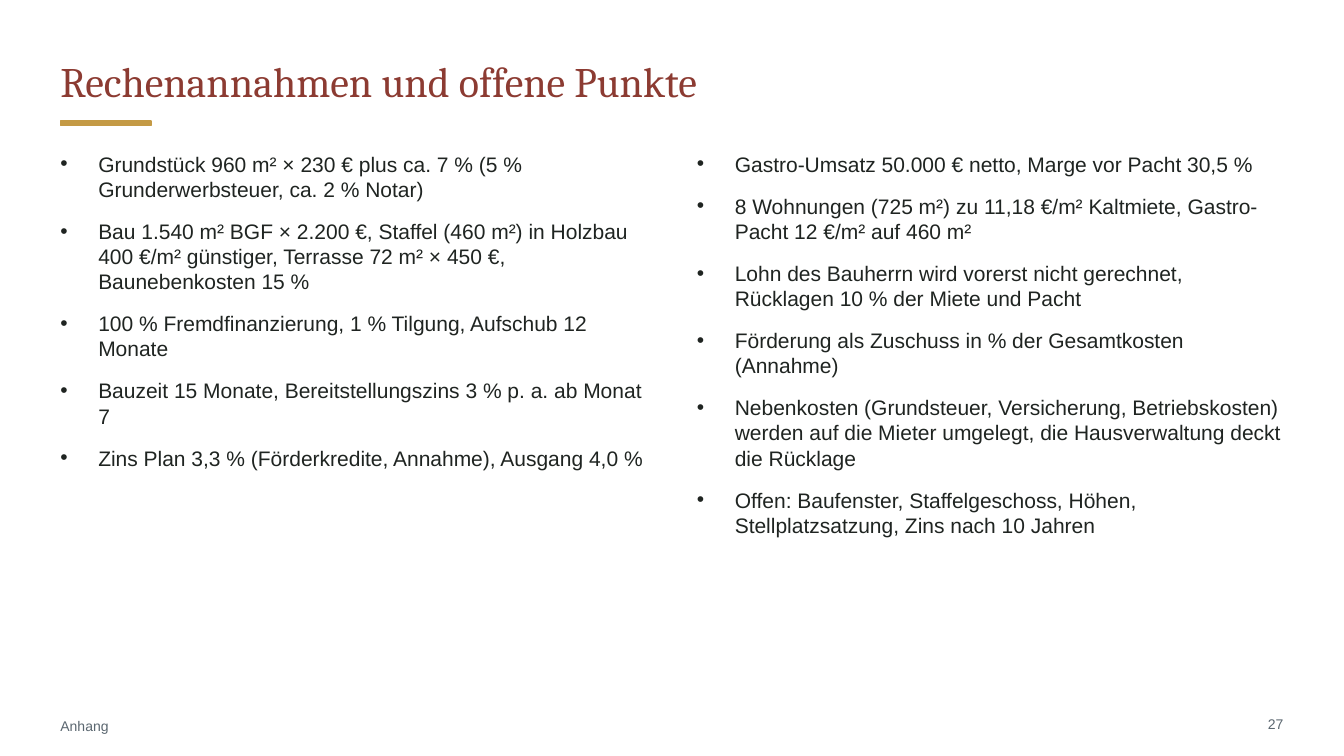
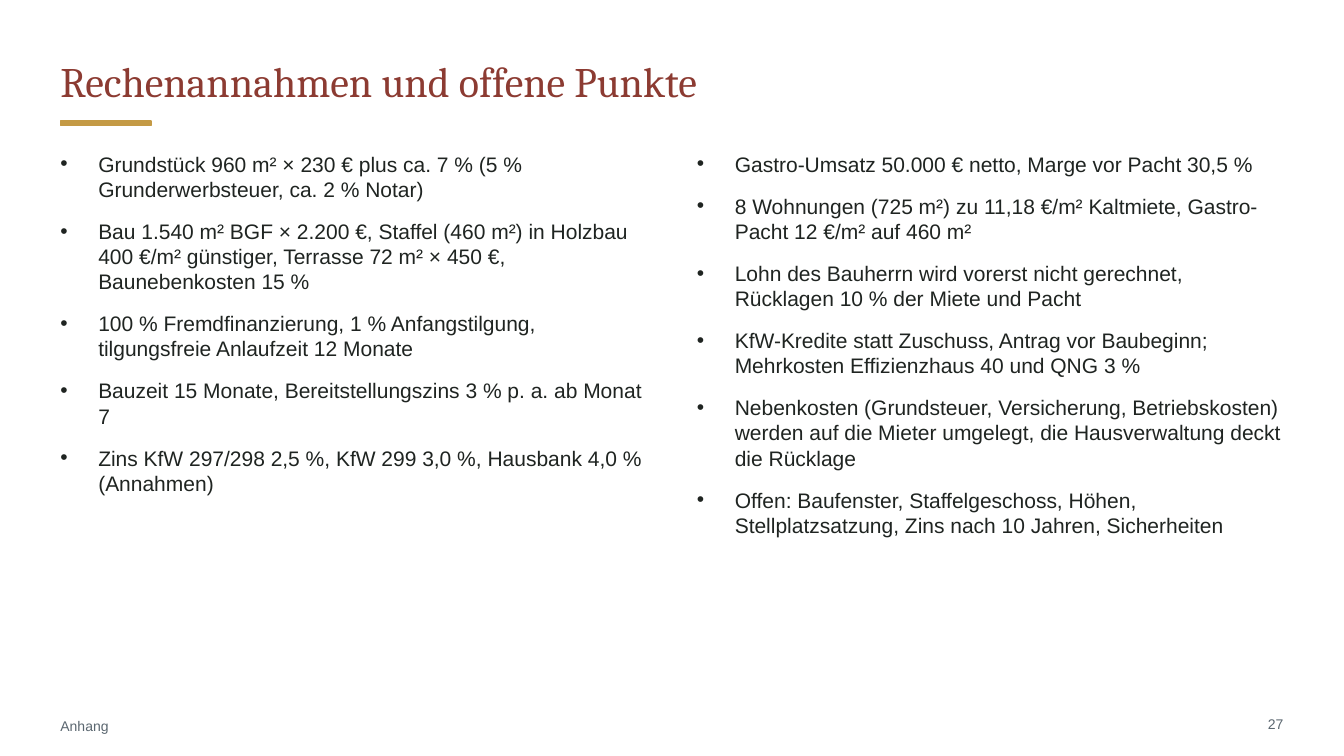
Before and after one commit to CartoonUsername/bau-projekt, a slide deck: slide 27 of praesentation/Neue-Mitte-Werlte_Baufeld3_8-Wohnungen_Grosse-Gastro-EG.pptx. Drawn at 1344x756 pixels with LibreOffice and Linux fonts; fonts in the diff are those of the drawing. Boxes give left, top, right and bottom in pixels: in the first picture for what was removed or moved away, otherwise in the second. Text is boxed around its words. In the diff, an @@ line names an element or a change of style, - is before the commit and + after.

```diff
--- a/praesentation/Neue-Mitte-Werlte_Baufeld3_8-Wohnungen_Grosse-Gastro-EG.pptx
+++ b/praesentation/Neue-Mitte-Werlte_Baufeld3_8-Wohnungen_Grosse-Gastro-EG.pptx
@@ text at (x1=98, y1=315, x2=536, y2=361): text changed @@
-• 100 % Fremdfinanzierung, 1 % Tilgung, Aufschub 12 Monate
+• 100 % Fremdfinanzierung, 1 % Anfangstilgung, tilgungsfreie Anlaufzeit 12 Monate
@@ text at (x1=735, y1=332, x2=1208, y2=377): text changed @@
-• Förderung als Zuschuss in % der Gesamtkosten (Annahme)
+• KfW-Kredite statt Zuschuss, Antrag vor Baubeginn; Mehrkosten Effizienzhaus 40 und QNG 3 %
@@ text at (x1=98, y1=450, x2=617, y2=495): text changed @@
-• Zins Plan 3,3 % (Förderkredite, Annahme), Ausgang 4,0 %
+• Zins KfW 297/298 2,5 %, KfW 299 3,0 %, Hausbank 4,0 % (Annahmen)
@@ text at (x1=735, y1=492, x2=1224, y2=537): text changed @@
-• Offen: Baufenster, Staffelgeschoss, Höhen, Stellplatzsatzung, Zins nach 10 Jahren
+• Offen: Baufenster, Staffelgeschoss, Höhen, Stellplatzsatzung, Zins nach 10 Jahren, Sicherheiten
```
Also in this commit, not shown: 8 other slides changed, 10 slides added, 11 slides removed, 24 other files.
